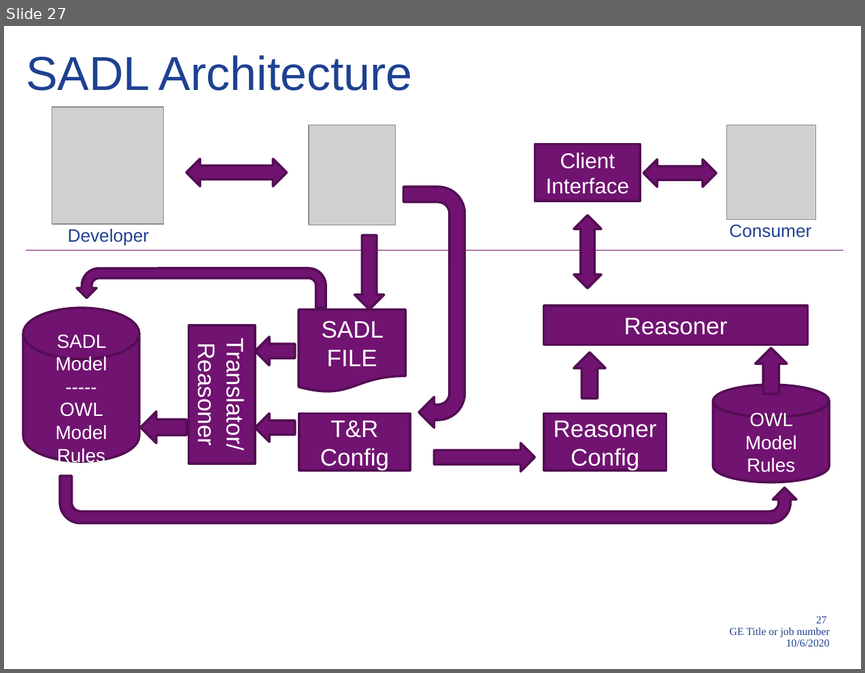
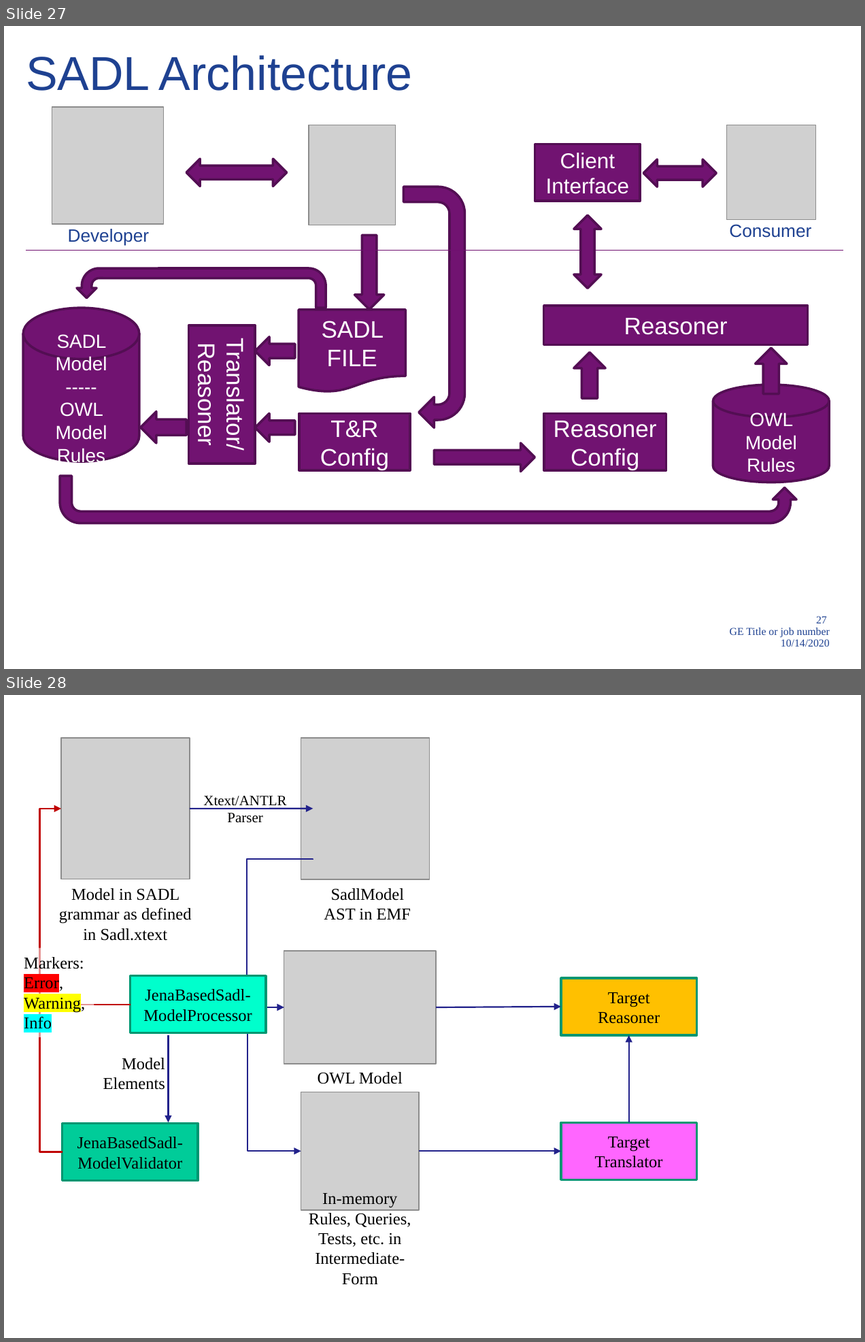
Before and after one commit to SemanticApplicationDesignLanguage/sadl, a slide deck: docs/developer/SupportingMaterial/Sadl.pptx. Shown one above the other, each under a label of ours: slide 27 before the commit, slides 27 and 28 after it. The pictures are 865x673 and 865x1342 pixels, drawn with LibreOffice and Linux fonts; fonts in the diff are those of the drawing; grey boxes stand for pictures; background and template pictures are left out. Boxes give left, top, right and bottom in pixels: in the first picture for what was removed or moved away, otherwise in the second. Text is boxed around its words. In the diff, an @@ line names an element or a change of style, - is before the commit and + after.

Commit message:
added documentation on information flow through SADL IDE

```diff
--- a/docs/developer/SupportingMaterial/Sadl.pptx
+++ b/docs/developer/SupportingMaterial/Sadl.pptx
@@ slide 28 added at box(4, 695, 861, 1338), background #FFFFFF @@
@@ picture added at box(61, 738, 190, 879) @@
@@ picture added at box(300, 738, 429, 879) @@
@@ text added at box(203, 796, 286, 823), 12 pt, text #000000 @@
+Xtext/ANTLR
+Parser
@@ elbow arrow added from (130, 1004) to (61, 808), #C00000 1.25 pt @@
@@ arrow added from (190, 808) to (313, 808), #22228B 1.25 pt @@
@@ elbow arrow added from (313, 860) to (284, 1007), #22228B 1.25 pt @@
@@ text added at box(59, 888, 192, 940), 14 pt, text #000000 @@
+Model in SADL grammar as defined
+in Sadl.xtext
@@ text added at box(324, 888, 411, 920), 14 pt, text #000000 @@
+SadlModel AST in EMF
@@ text added at box(24, 955, 85, 1029), 14 pt, text #000000 @@
+Markers:
+Error,
+Warning,
+Info
@@ picture added at box(284, 950, 436, 1064) @@
@@ rectangle added at box(130, 976, 265, 1034), fill #00FFCC, outline #009771 2 pt, 14 pt, text #000000 @@
+JenaBasedSadl-ModelProcessor
@@ rectangle added at box(561, 978, 696, 1035), fill #FFC000, outline #009771 2 pt, 14 pt, text #000000 @@
+Target
+Reasoner
@@ elbow line added from (62, 1152) to (40, 1004), #C00000 1.25 pt @@
@@ elbow arrow added from (247, 1002) to (301, 1151), #22228B 1.25 pt @@
@@ arrow added from (436, 1007) to (561, 1006), #22228B 1.25 pt @@
@@ arrow added from (169, 1035) to (169, 1123), #22228B 1.25 pt @@
@@ arrow added from (629, 1123) to (629, 1035), #22228B 1.25 pt @@
@@ text added at box(103, 1057, 165, 1089), 14 pt, text #000000 @@
+Model
+Elements
@@ text added at box(317, 1072, 402, 1084), 14 pt, text #000000 @@
+OWL Model
@@ picture added at box(301, 1091, 419, 1210) @@
@@ rectangle added at box(561, 1123, 696, 1180), fill #FF66FF, outline #009771 2 pt, 14 pt, text #000000 @@
+Target
+Translator
@@ rectangle added at box(62, 1123, 198, 1181), fill #00CC99, outline #009771 2 pt, 14 pt, text #000000 @@
+JenaBasedSadl-ModelValidator
@@ arrow added from (419, 1151) to (561, 1151), #22228B 1.25 pt @@
@@ text added at box(309, 1193, 411, 1285), 14 pt, text #000000 @@
+In-memory Rules, Queries, Tests, etc. in Intermediate-Form
@@ text at box(781, 639, 830, 646): text changed @@
-10/6/2020
+10/14/2020
```
Also in this commit, not shown: 3 other files.
